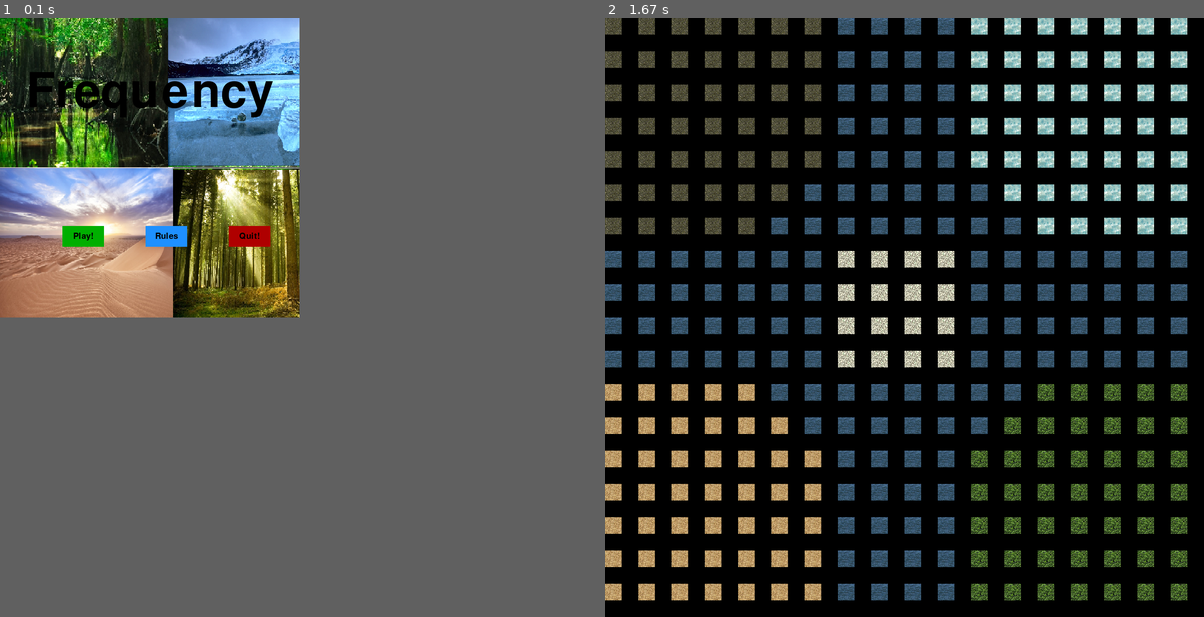
Above: before the commit, frames 1-2 (left to right).
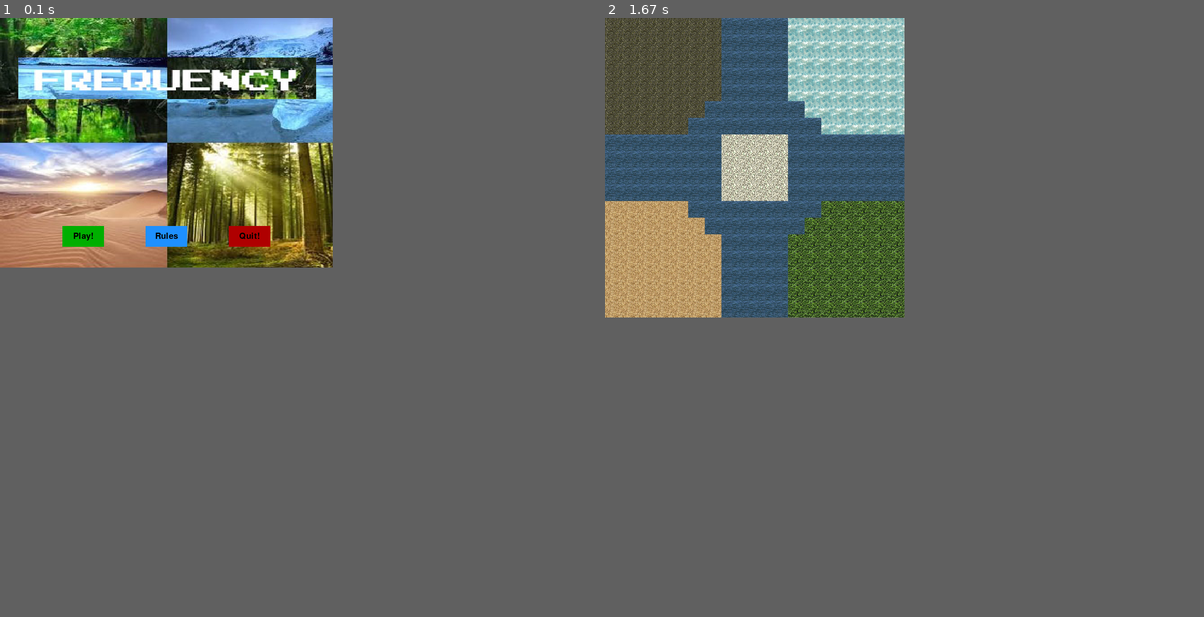
Above: after the commit, the same moments.

Repository: EljakimHerrewijnen/Project2_HRO_PyGame
Game: pygame game, started from Project 2 VisualStudio/Project 2 VisualStudio/Project_2_VisualStudio.py
Two runs of this game, one before a commit and one after it. Both use one fixed random seed, a clock stepped at 60 frames per second and the inputs below.
Inputs:
- Up to frame 1 (0.1 s): no input
- Up to frame 2 (1.67 s): click "Play!" at 0.42 s
In our replay, in frame 1 the window is 720x720 before the commit and 800x600 after it. These sizes can differ from the game's own. Grey fills any space a smaller window leaves; there, only what the larger window draws over its background counts as a difference.

The runs differ from the first frame. In frame 1, 21% of the frame differs, in the area x 0-56%, y 0-50%; in frame 2, 41%, in the area x 0-98%, y 0-98%.

Commit message:
menu achtergrond, choose amount players
met menu achtergrond(Joost), keuze hoeveelheid spelers
toegevoegd(Eljakim), map werkt weer

Diff:
--- a/Project 2 VisualStudio/Project 2 VisualStudio/Gameloop.py
+++ b/Project 2 VisualStudio/Project 2 VisualStudio/Gameloop.py
@@ -10,7 +10,7 @@
         ChoosePlayerScreen()
     print(AmountPlayersDefault)
     pygame.init()
-    Tilesize = 80
+    Tilesize = 40
     Mapwidth = 18
     Mapheight = 18
     screen = pygame.display.set_mode((Mapwidth * Tilesize, Mapheight * Tilesize))
--- a/Project 2 VisualStudio/Project 2 VisualStudio/Project_2_VisualStudio.py
+++ b/Project 2 VisualStudio/Project 2 VisualStudio/Project_2_VisualStudio.py
@@ -6,8 +6,8 @@
 
 pygame.init()
 
-display_width = 720
-display_height = 720
+display_width = 800
+display_height = 600
 
 black = (0,0,0)
 white = (255,255,255)
@@ -28,8 +28,6 @@
 
 
 
-
-
 def text_objects(text, font):
     textSurface = font.render(text, True, black)
     return textSurface, textSurface.get_rect()
@@ -45,13 +43,14 @@
                 pygame.quit()
                 quit()
 
-        bg = pygame.image.load('background_menu.png')
+        bg = pygame.image.load("background_menu1.jpg")
+        bg= pygame.transform.scale(bg, (display_width, display_height))
         gameDisplay.blit(bg, (0, 0))
         #gameDisplay.fill(white)
         largeText = pygame.font.Font('freesansbold.ttf', 115)
-        TextSurf, TextRect = text_objects('Frequency', largeText)
-        TextRect.center = ((display_width/2), (display_height/4))
-        gameDisplay.blit(TextSurf, TextRect)
+        #TextSurf, TextRect = text_objects('Frequency', largeText)
+        #TextRect.center = ((display_width/2), (display_height/4))
+        #gameDisplay.blit(TextSurf, TextRect)
 
 
 
Binary file added: Project 2 VisualStudio/Project 2 VisualStudio/background_menu1.jpg
